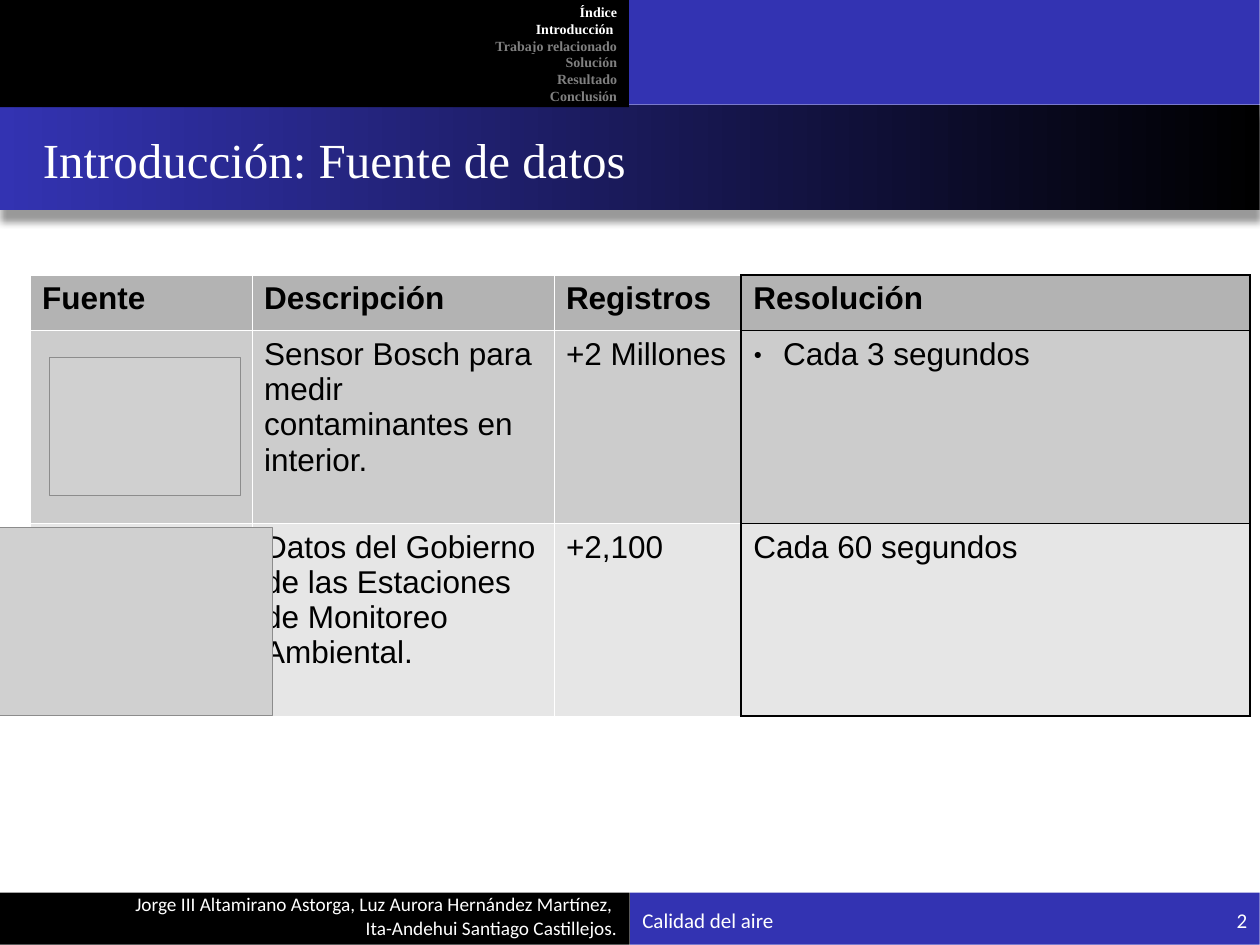
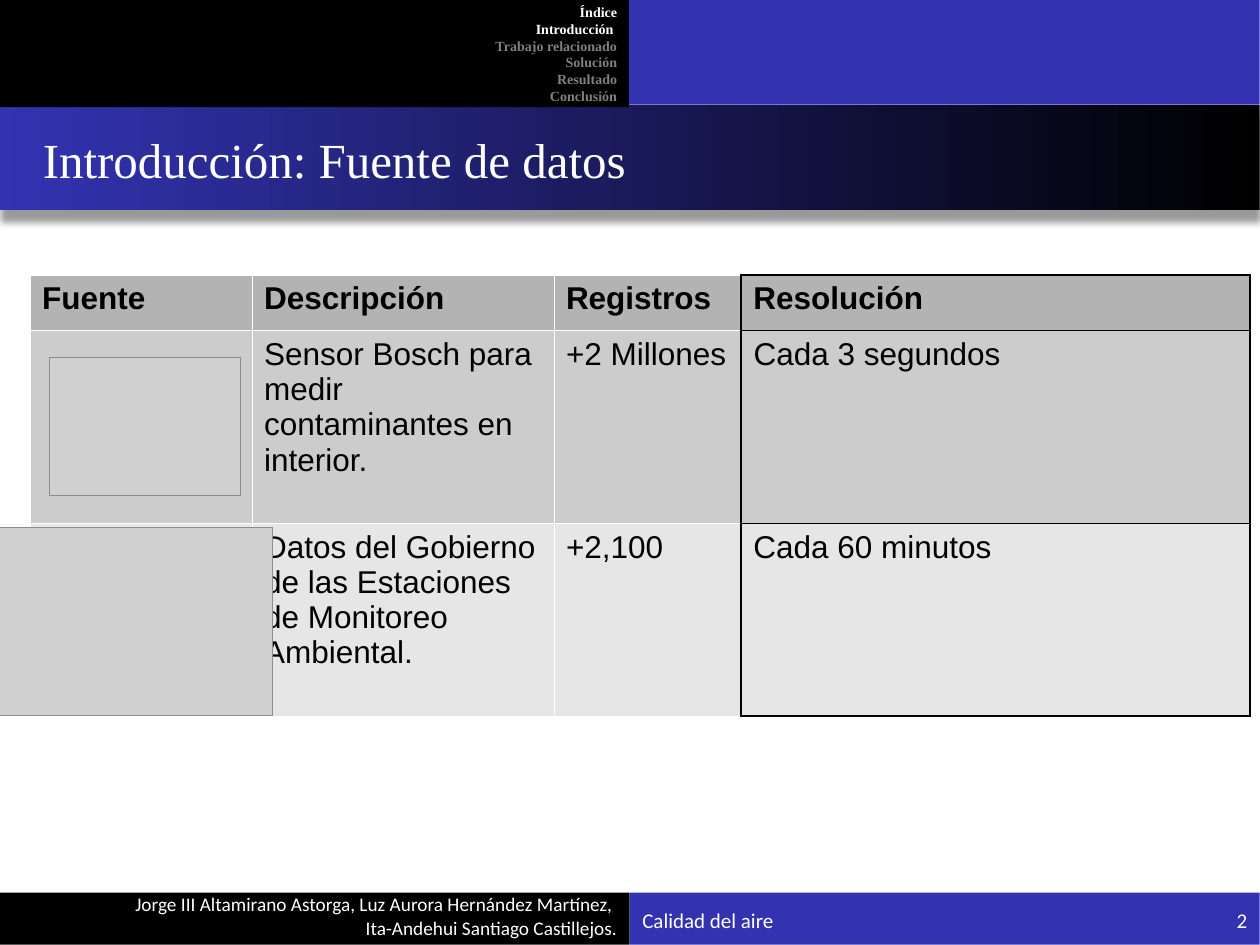
Before and after one commit to philwebsurfer/dlfinal, a slide deck: slide 2 of presentacion.pptx. Drawn at 1260x945 pixels with LibreOffice and Linux fonts; fonts in the diff are those of the drawing; grey boxes stand for pictures. Boxes give left, top, right and bottom in pixels: in the first picture for what was removed or moved away, otherwise in the second. Text is boxed around its words. In the diff, an @@ line names an element or a change of style, - is before the commit and + after.

Commit message:
minor fix presentacion

```diff
--- a/presentacion.pptx
+++ b/presentacion.pptx
@@ table at (30,275,1251,716) @@
-row 3, column 4: Cada 60 segundos
+row 3, column 4: Cada 60 minutos
@@ bullet ● to none @@
```
Also in this commit, not shown: 1 other file.
